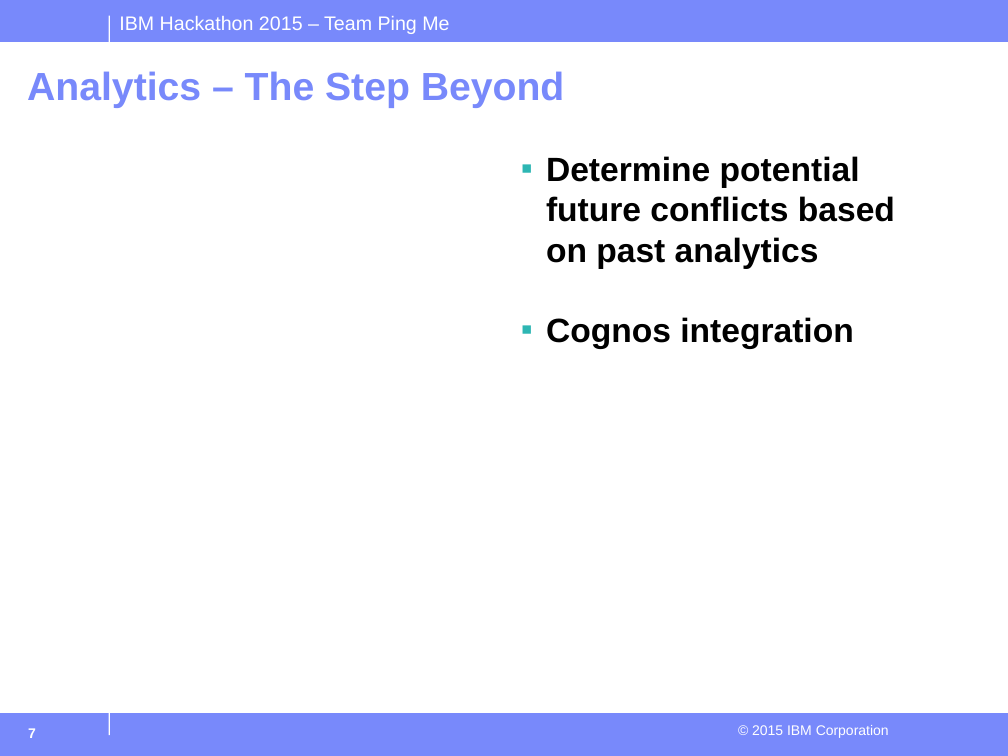
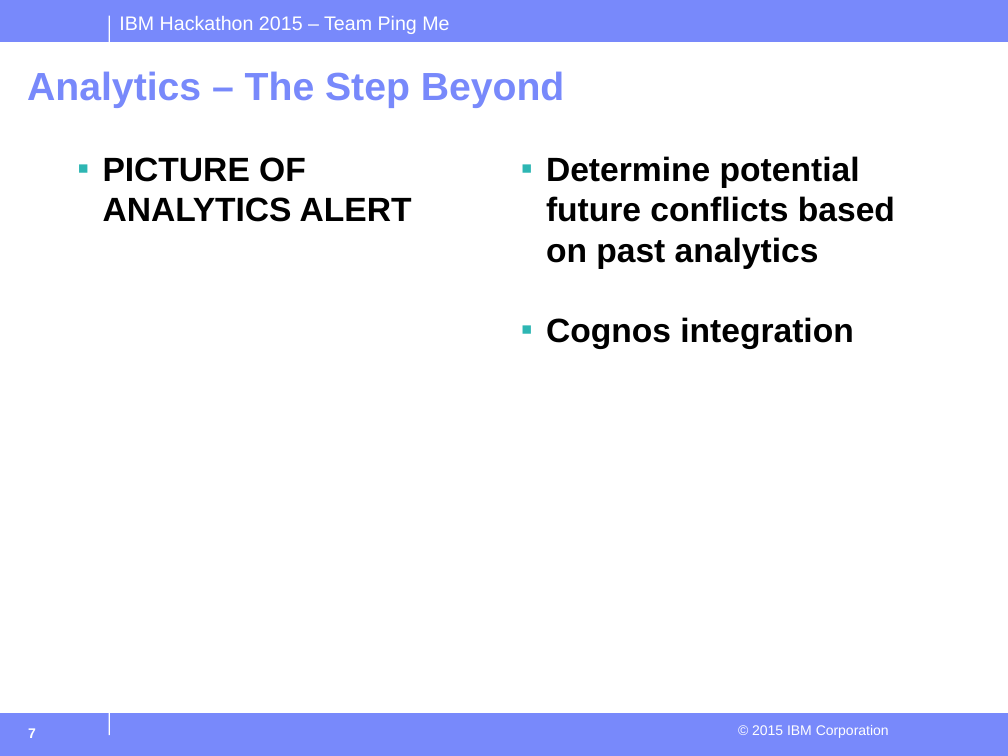
Before and after one commit to peterj35/Toronto-Public-Library-App, a slide deck: slide 7 of Hackathon2015.odp. Drawn at 1008x756 pixels with LibreOffice and Linux fonts; fonts in the diff are those of the drawing; background and template pictures are left out. Boxes give left, top, right and bottom in pixels: in the first picture for what was removed or moved away, otherwise in the second. Text is boxed around its words. In the diff, an @@ line names an element or a change of style, - is before the commit and + after.

```diff
--- a/Hackathon2015.odp
+++ b/Hackathon2015.odp
@@ text added at (103, 157, 412, 222), 24 pt, text #000000, bold @@
+▪ PICTURE OF ANALYTICS ALERT
```
Also in this commit, not shown: 3 other slides changed.
